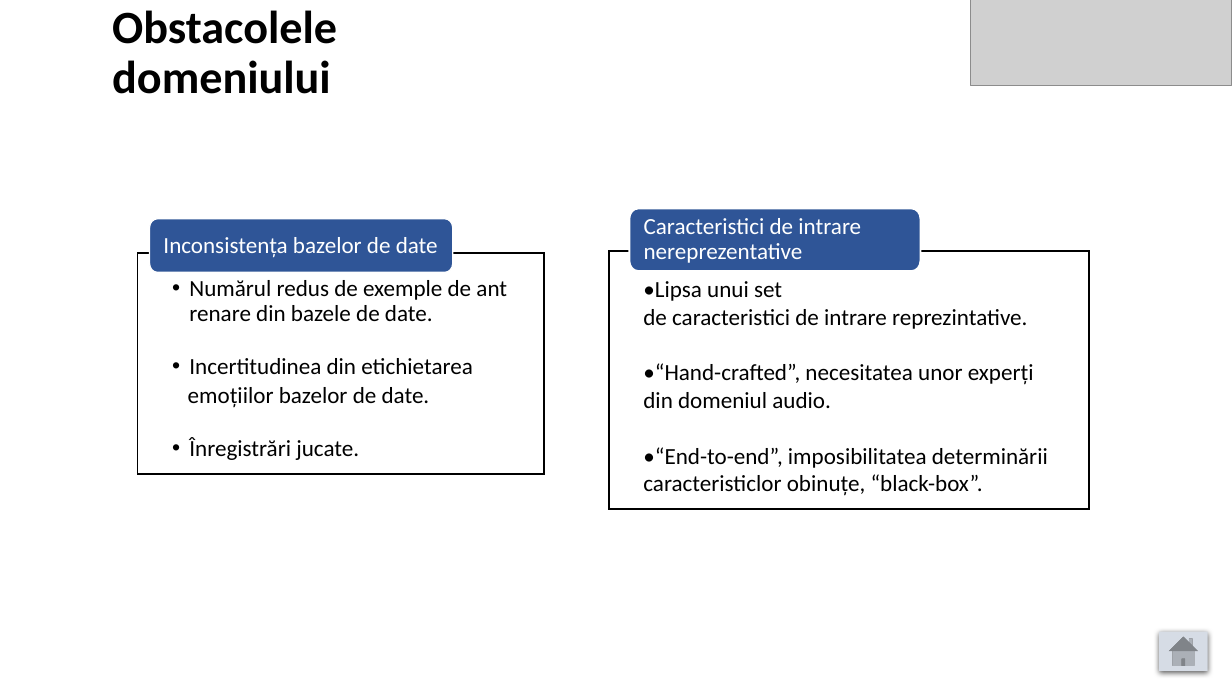
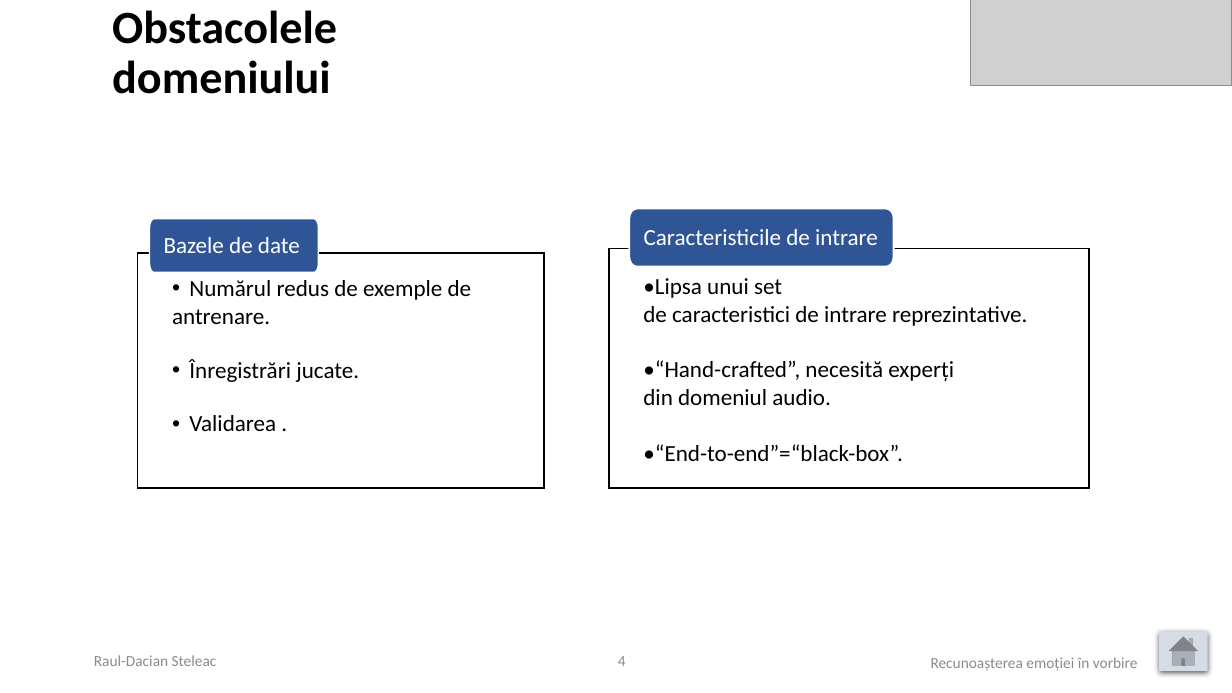
Before and after one commit to raulsteleac/Speech_Emotion_Recognition, a slide deck: slide 4 of LucrareLicenta/PrezentareLucrare.pptx (slide 6 before the commit). Drawn at 1232x693 pixels with LibreOffice and Linux fonts; fonts in the diff are those of the drawing; grey boxes stand for pictures. Boxes give left, top, right and bottom in pixels: in the first picture for what was removed or moved away, otherwise in the second. Text is boxed around its words. In the diff, an @@ line names an element or a change of style, - is before the commit and + after.

```diff
--- a/LucrareLicenta/PrezentareLucrare.pptx
+++ b/LucrareLicenta/PrezentareLucrare.pptx
@@ freeform shape "Caracteristicile de intrare": place and size @@
-freeform shape "Caracteristicile de intrare" at (629, 209, 921, 272)
+freeform shape "Caracteristicile de intrare" at (629, 209, 894, 267)
@@ freeform shape "Bazele de date": place and size @@
-freeform shape "Bazele de date" at (150, 219, 453, 273)
+freeform shape "Bazele de date" at (150, 219, 319, 273)
@@ text in freeform shape at (164, 237, 300, 253): text changed @@
-Inconsistența bazelor de date
+Bazele de date
@@ text in freeform shape at (644, 229, 878, 245): text changed @@
-Caracteristici de intrare nereprezentative
+Caracteristicile de intrare
@@ freeform shape "Numărul redus de exemple de": place and size @@
-freeform shape "Numărul redus de exemple de" at (138, 253, 544, 474)
+freeform shape "Numărul redus de exemple de" at (138, 253, 544, 488)
@@ freeform shape "•Lipsa unui set de caracteristici ...": place and size @@
-freeform shape "•Lipsa unui set de caracteristici ..." at (609, 251, 1090, 508)
+freeform shape "•Lipsa unui set de caracteristici ..." at (609, 249, 1090, 488)
@@ text in freeform shape at (172, 280, 472, 324): text changed @@
-  •• Numărul redus de exemple de antrenare din bazele de date.
-  •• Incertitudinea din etichietarea
-  emoțiilor bazelor de date.
+  •• Numărul redus de exemple de
+  antrenare.
@@ text in freeform shape at (643, 360, 954, 381): text changed @@
-•“Hand-crafted”, necesitatea unor experți
+•“Hand-crafted”, necesită experți
@@ text in freeform shape at (189, 415, 276, 431): paragraph added @@
+  •• Validarea .
@@ text in freeform shape at (643, 444, 903, 461): text changed @@
-•“End-to-end”, imposibilitatea determinării
-caracteristiclor obinuțe, “black-box”.
+•“End-to-end”=“black-box”.
@@ text added at (94, 655, 217, 666), 12 pt, text #8C8C8C @@
+Raul-Dacian Steleac
@@ page number added at (618, 656, 626, 666), 12 pt, text #8C8C8C @@
+4
@@ text added at (931, 657, 1138, 671), 12 pt, text #8C8C8C @@
+Recunoașterea emoției în vorbire
```
Also in this commit, not shown: 9 other slides changed, 2 slides added, 5 slides removed, 1 other file.
